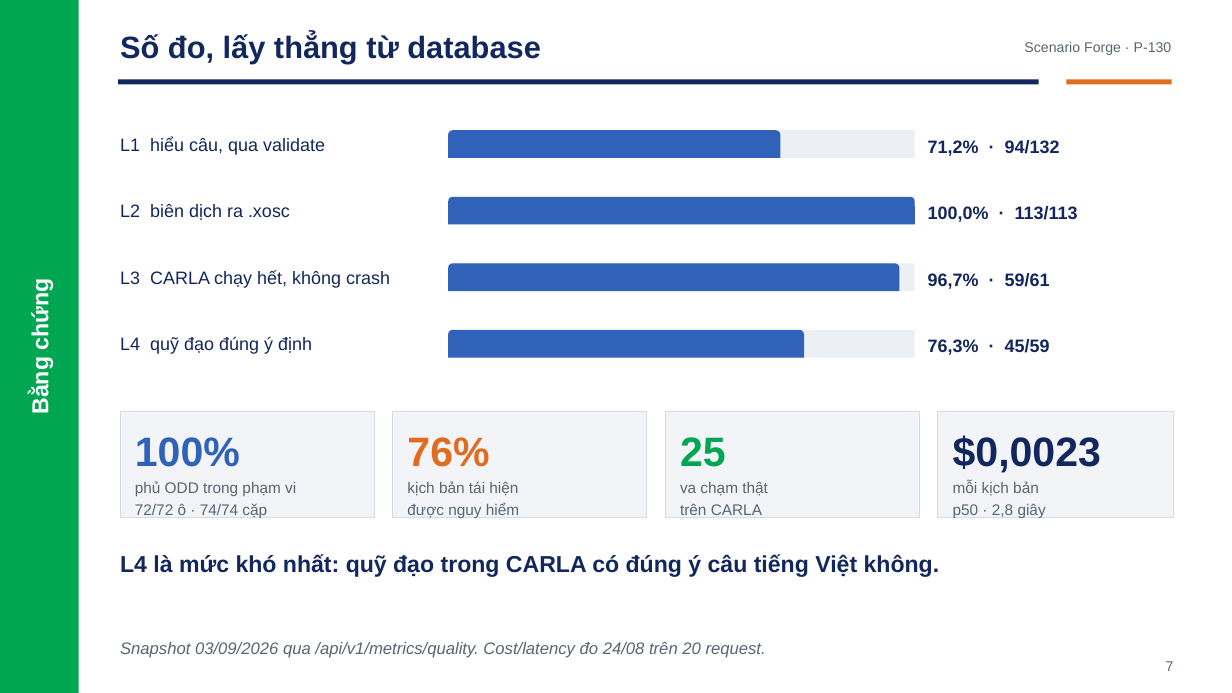
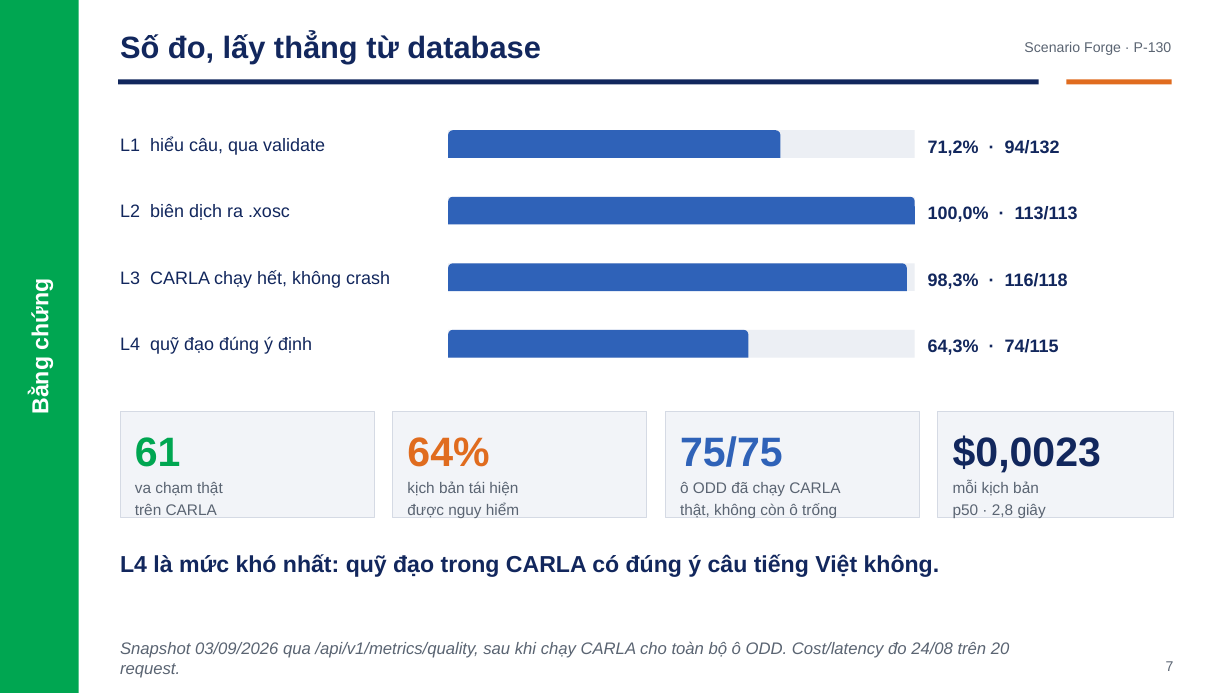
Before and after one commit to Menakanchi/nextjs-boilerplate, a slide deck: slide 7 of presentation/pitch_deck.pptx. Drawn at 1232x693 pixels with LibreOffice and Linux fonts; fonts in the diff are those of the drawing. Boxes give left, top, right and bottom in pixels: in the first picture for what was removed or moved away, otherwise in the second. Text is boxed around its words. In the diff, an @@ line names an element or a change of style, - is before the commit and + after.

Commit message:
docs: slide 7 theo số sau khi chạy CARLA toàn bộ ô ODD (#103)

```diff
--- a/presentation/pitch_deck.pptx
+++ b/presentation/pitch_deck.pptx
@@ round same rect resized from (x1=448, y1=263, x2=899, y2=291) to (x1=448, y1=263, x2=907, y2=291) @@
@@ text at (x1=928, y1=273, x2=1068, y2=289): text changed @@
-96,7% · 59/61
+98,3% · 116/118
@@ round same rect resized from (x1=448, y1=330, x2=804, y2=358) to (x1=448, y1=330, x2=749, y2=358) @@
@@ text at (x1=928, y1=339, x2=1059, y2=355): text changed @@
-76,3% · 45/59
+64,3% · 74/115
@@ text at (x1=135, y1=437, x2=223, y2=515): text changed @@
-100%
-phủ ODD trong phạm vi
-72/72 ô · 74/74 cặp
+61
+va chạm thật
+trên CARLA
@@ text at (x1=407, y1=437, x2=489, y2=467): text changed @@
-76%
+64%
@@ text at (x1=680, y1=436, x2=840, y2=518): text changed @@
-25
-va chạm thật
-trên CARLA
+75/75
+ô ODD đã chạy CARLA
+thật, không còn ô trống
@@ text at (x1=120, y1=641, x2=1010, y2=678): text changed @@
-Snapshot 03/09/2026 qua /api/v1/metrics/quality. Cost/latency đo 24/08 trên 20 request.
+Snapshot 03/09/2026 qua /api/v1/metrics/quality, sau khi chạy CARLA cho toàn bộ ô ODD. Cost/latency đo 24/08 trên 20 request.
```
Also in this commit, not shown: 1 other file.
